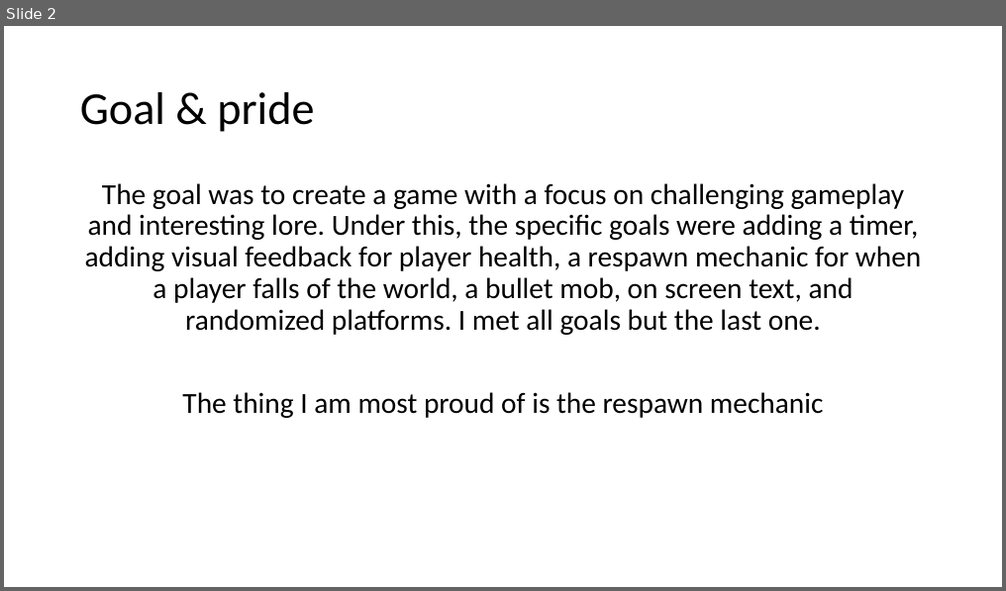
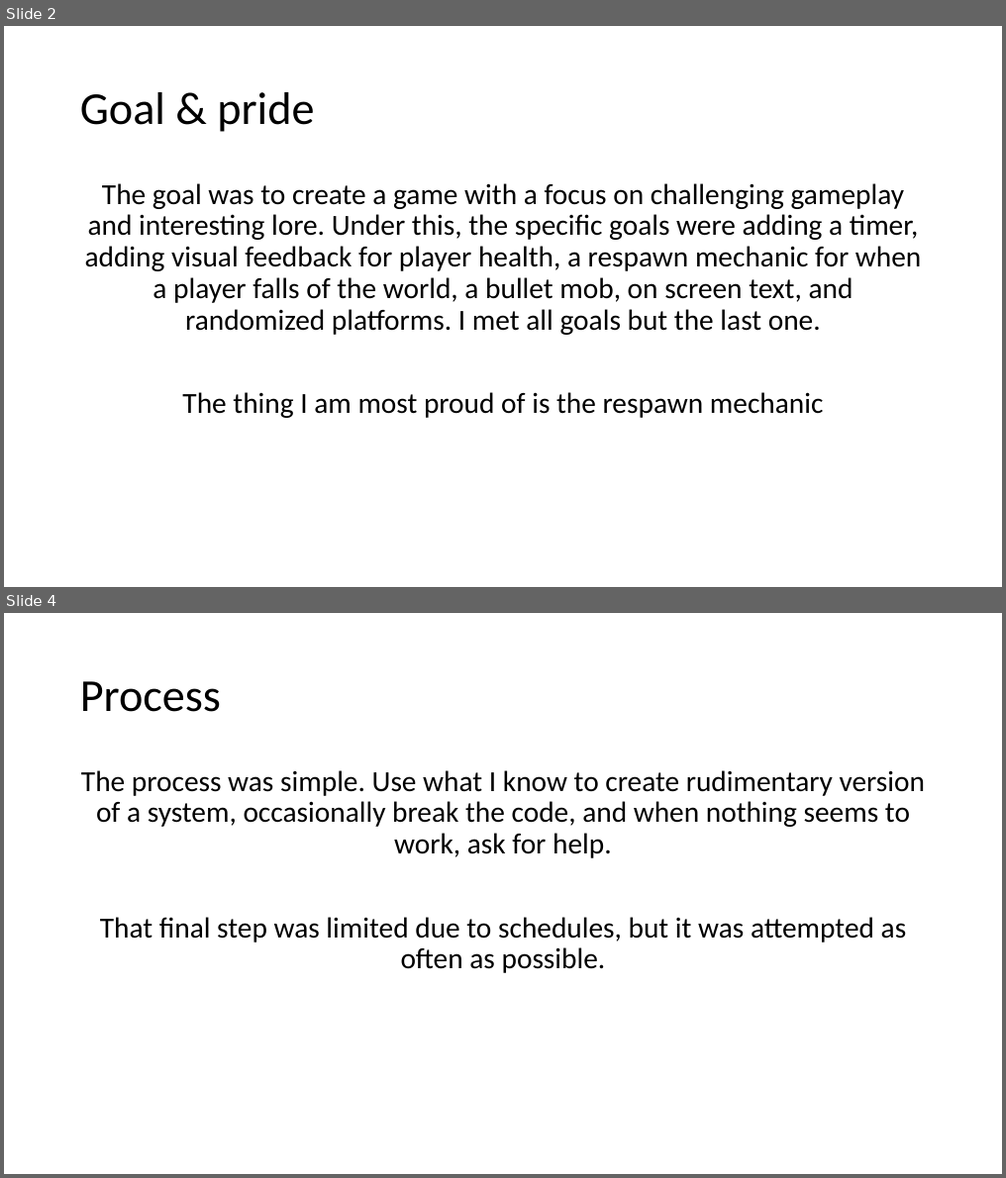
Before and after one commit to EmperorOfRoma/Zorrilla--Jaime-Cesar---Gun-Run, a slide deck: Gun Run Presentation.pptx. Shown one above the other, each under a label of ours: slide 2 before the commit, slides 2 and 4 after it; the slides between them are not shown. The pictures are 1006x591 and 1006x1178 pixels, drawn with LibreOffice and Linux fonts; fonts in the diff are those of the drawing. Boxes give left, top, right and bottom in pixels: in the first picture for what was removed or moved away, otherwise in the second. Text is boxed around its words. In the diff, an @@ line names an element or a change of style, - is before the commit and + after.

```diff
--- a/Gun Run Presentation.pptx
+++ b/Gun Run Presentation.pptx
@@ slide 4 added at box(4, 613, 1002, 1174), background #FFFFFF @@
@@ title added at box(80, 681, 221, 712), 44 pt, text #000000 @@
+Process
@@ text added at box(81, 770, 925, 973), 28 pt, text #000000 @@
+The process was simple. Use what I know to create rudimentary version of a system, occasionally break the code, and when nothing seems to work, ask for help.
+That final step was limited due to schedules, but it was attempted as often as possible.
```
Also in this commit, not shown: 2 slides changed, 1 other slide added, 1 slide removed.
